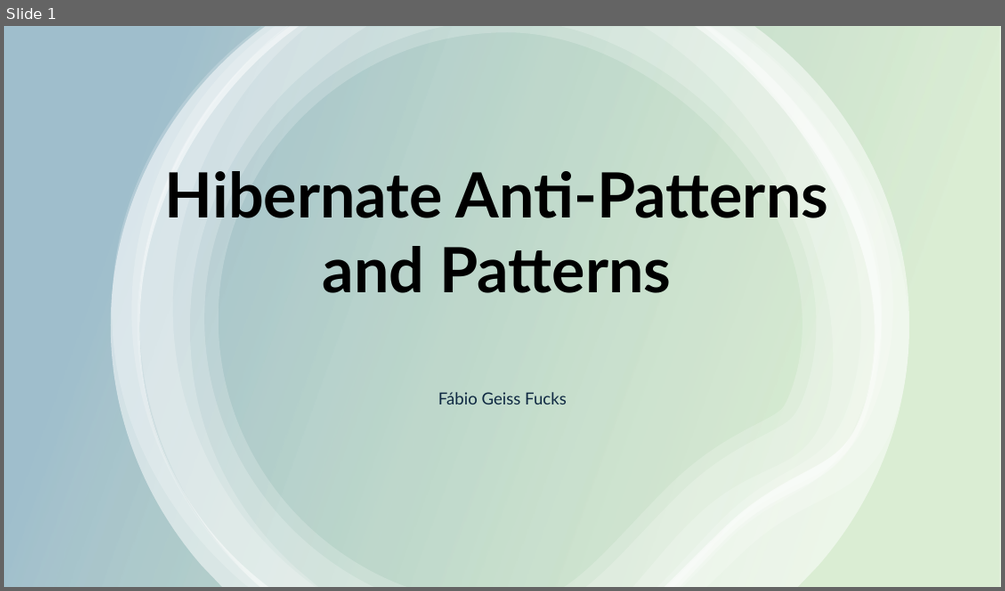
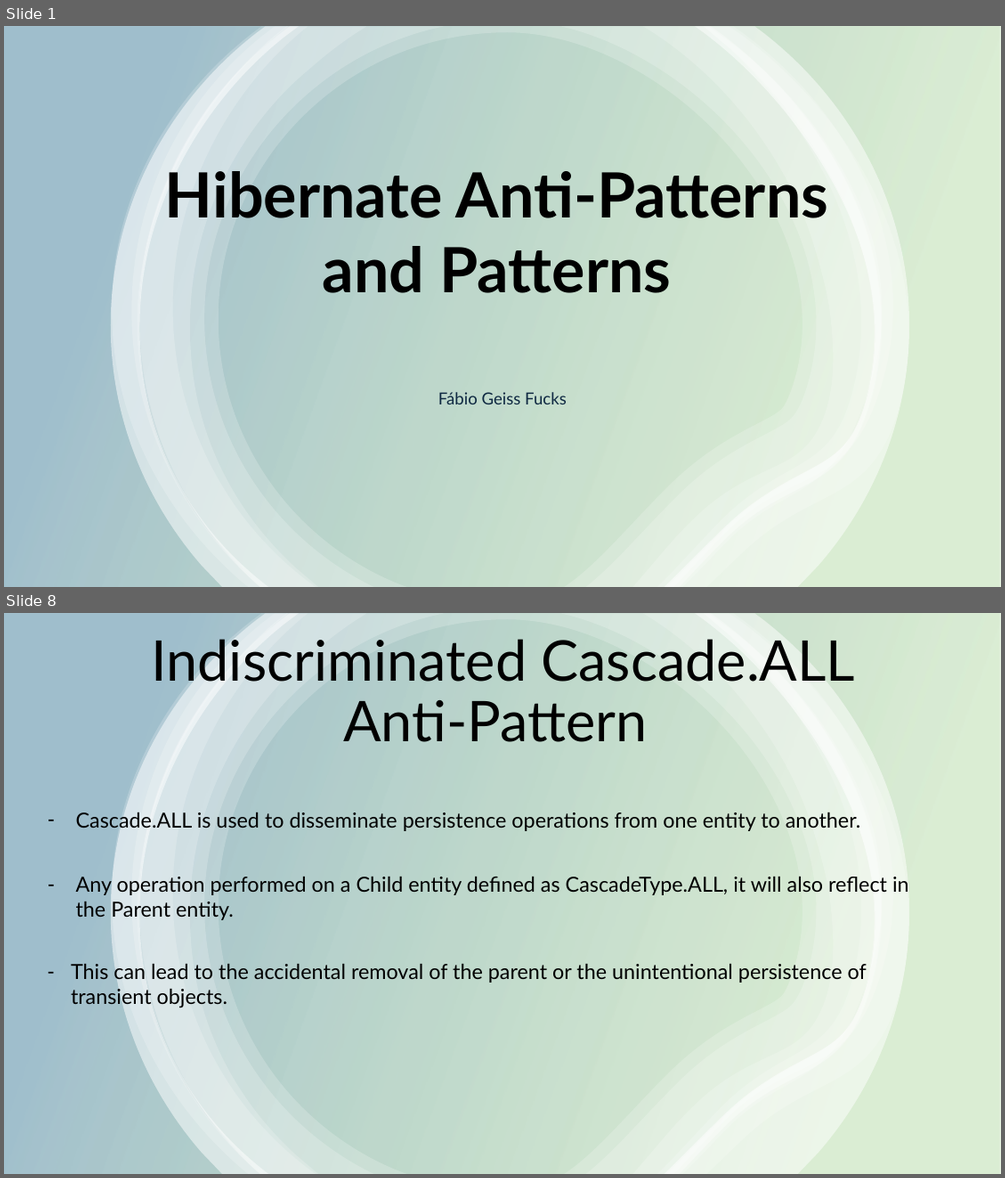
Before and after one commit to FFucks/hibernate, a slide deck: hibernate_presentation.pptx. Shown one above the other, each under a label of ours: slide 1 before the commit, slides 1 and 8 after it; the slides between them are not shown. The pictures are 1005x591 and 1005x1178 pixels, drawn with LibreOffice and Linux fonts; fonts in the diff are those of the drawing. Boxes give left, top, right and bottom in pixels: in the first picture for what was removed or moved away, otherwise in the second. Text is boxed around its words. In the diff, an @@ line names an element or a change of style, - is before the commit and + after.

```diff
--- a/hibernate_presentation.pptx
+++ b/hibernate_presentation.pptx
@@ slide 8 added at [4, 613, 1001, 1174], background #FFFFFF @@
@@ rectangle added at [4, 613, 1001, 1174], fill gradient #4EA72E to #156082 @@
@@ group added at [111, 613, 909, 1174]: 6 freeform shapes @@
@@ title added at [151, 632, 856, 742], 54 pt, text #000000 @@
+Indiscriminated Cascade.ALL Anti-Pattern
@@ text added at [76, 809, 861, 832], 20 pt, text #000000 @@
+– Cascade.ALL is used to disseminate persistence operations from one entity to another.
@@ text added at [76, 876, 909, 920], 20 pt, text #000000 @@
+– Any operation performed on a Child entity defined as CascadeType.ALL, it will also reflect in the Parent entity.
@@ text added at [71, 963, 866, 1009], 20 pt, text #000000 @@
+– This can lead to the accidental removal of the parent or the unintentional persistence of transient objects.
```
Also in this commit, not shown: 3 slides changed, 11 other slides added, 6 slides removed, 12 other files.
